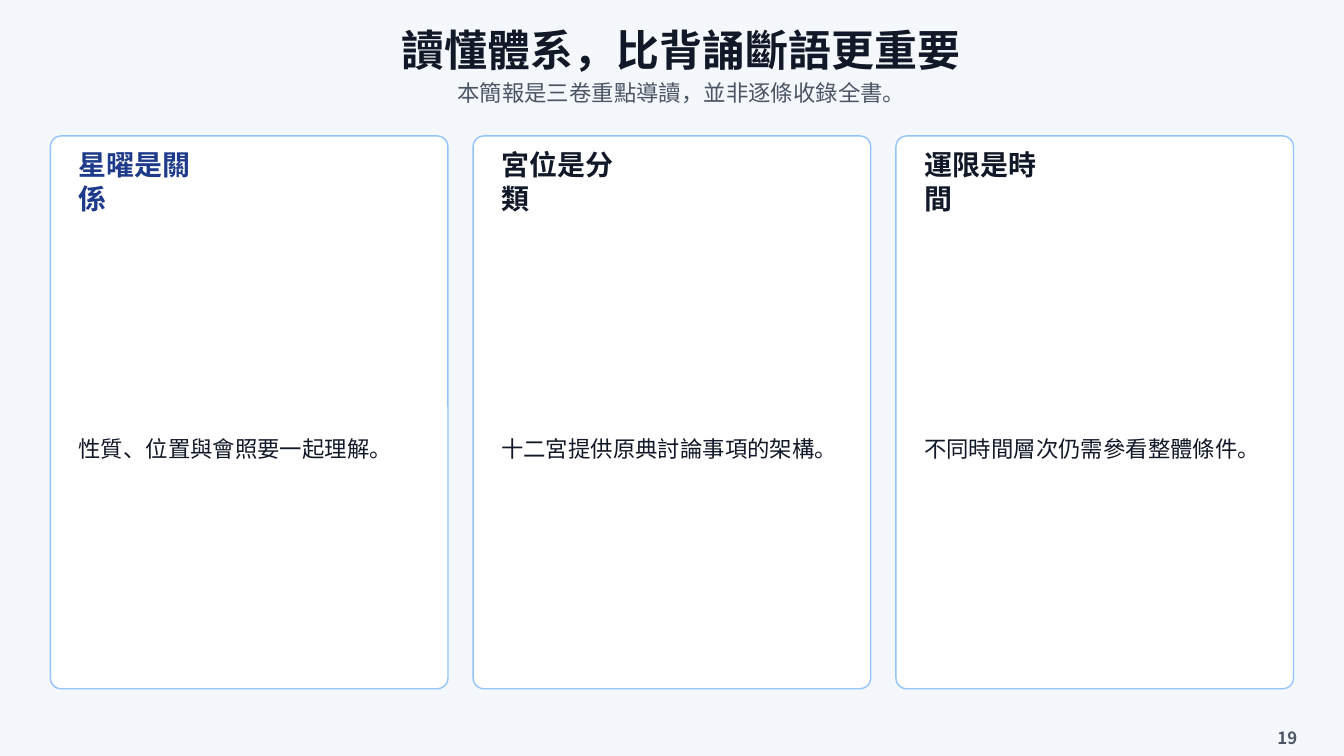
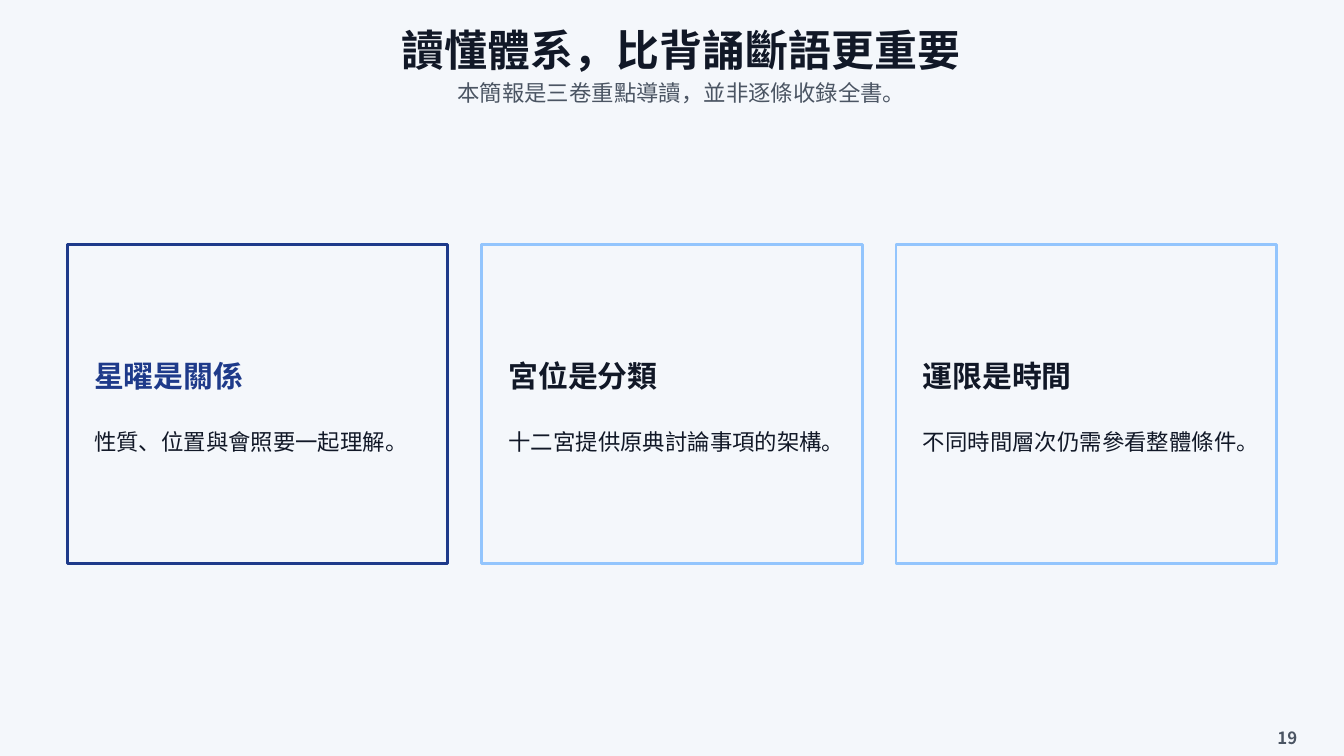
Before and after one commit to estrella123456789/S, a slide deck: slide 20 of exports/ziwei-reading.pptx. Drawn at 1344x756 pixels with LibreOffice and Linux fonts; fonts in the diff are those of the drawing; background and template pictures are left out. Boxes give left, top, right and bottom in pixels: in the first picture for what was removed or moved away, otherwise in the second. Text is boxed around its words. In the diff, an @@ line names an element or a change of style, - is before the commit and + after.

Commit message:
Adapt short slide content and repair responsive studio layout

```diff
--- a/exports/ziwei-reading.pptx
+++ b/exports/ziwei-reading.pptx
@@ rectangle: place and size @@
-rectangle at (51, 136, 449, 688)
+rectangle at (67, 245, 448, 564)
@@ rectangle at (67, 245, 448, 564): rounded rectangle to rectangle; fill #FFFFFF to none; outline #93C5FD 0.75 pt to #1E3A8A 1.5 pt @@
@@ rectangle: place and size @@
-rectangle at (473, 136, 871, 688)
+rectangle at (481, 245, 862, 564)
@@ rectangle at (481, 245, 862, 564): rounded rectangle to rectangle; fill #FFFFFF to none; outline #93C5FD 0.75 pt to #93C5FD 1.5 pt @@
@@ rectangle at (896, 245, 1277, 564): rounded rectangle to rectangle; fill #FFFFFF to none; outline #93C5FD 0.75 pt to #93C5FD 1.5 pt @@
@@ rectangle: place and size @@
-rectangle at (896, 136, 1294, 688)
+rectangle at (896, 245, 1277, 564)
@@ text "星曜是關係": place and size @@
-text "星曜是關係" at (79, 152, 191, 212)
+text "星曜是關係" at (94, 362, 243, 390)
@@ text "宮位是分類": place and size @@
-text "宮位是分類" at (501, 151, 613, 217)
+text "宮位是分類" at (509, 361, 658, 390)
@@ size 15 to 16 pt in 3 elements at (94, 362, 243, 390), (509, 361, 658, 390), (923, 361, 1072, 390) @@
@@ text "運限是時間": place and size @@
-text "運限是時間" at (924, 151, 1036, 212)
+text "運限是時間" at (923, 361, 1072, 390)
@@ text "性質、位置與會照要一起理解。": place and size @@
-text "性質、位置與會照要一起理解。" at (79, 438, 392, 459)
+text "性質、位置與會照要一起理解。" at (94, 431, 407, 452)
@@ text "十二宮提供原典討論事項的架構。": place and size @@
-text "十二宮提供原典討論事項的架構。" at (501, 438, 837, 459)
+text "十二宮提供原典討論事項的架構。" at (509, 431, 845, 452)
@@ text "不同時間層次仍需參看整體條件。": place and size @@
-text "不同時間層次仍需參看整體條件。" at (924, 438, 1260, 459)
+text "不同時間層次仍需參看整體條件。" at (923, 431, 1259, 452)
```
Also in this commit, not shown: 18 other slides changed, 10 other files.
